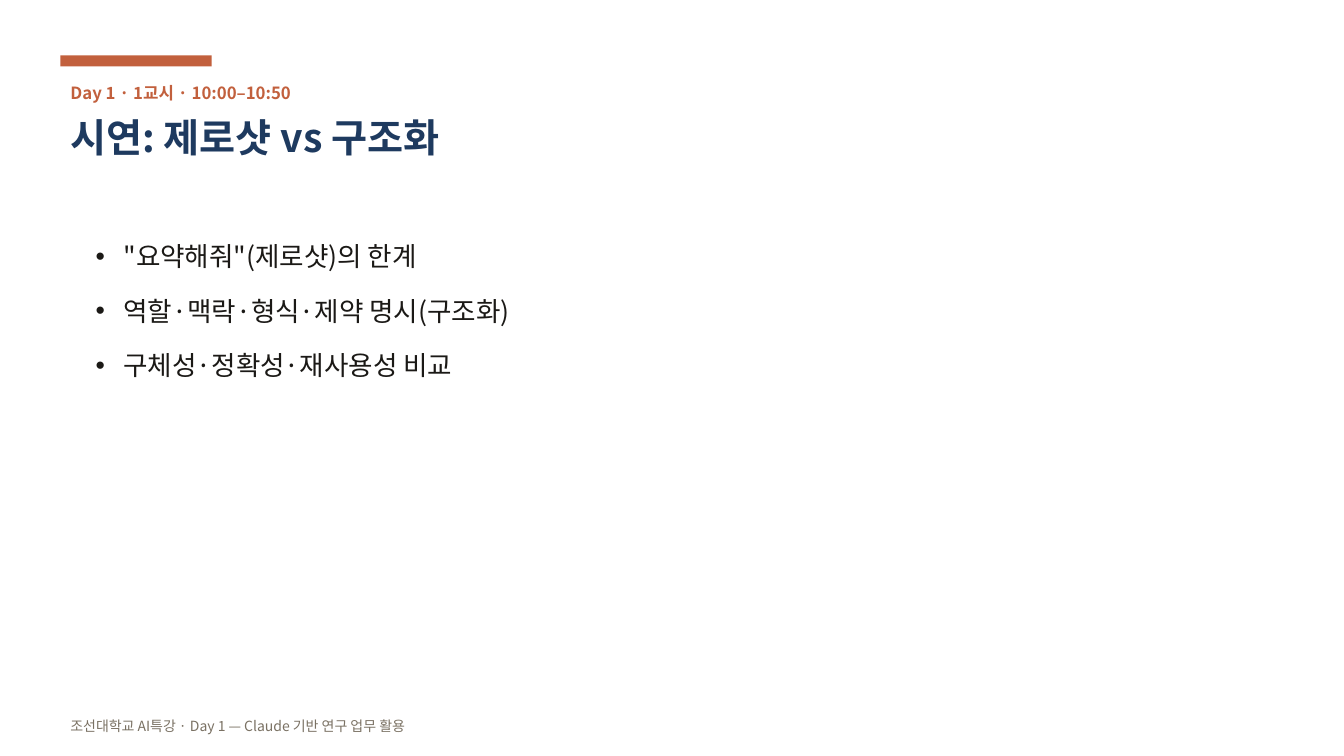
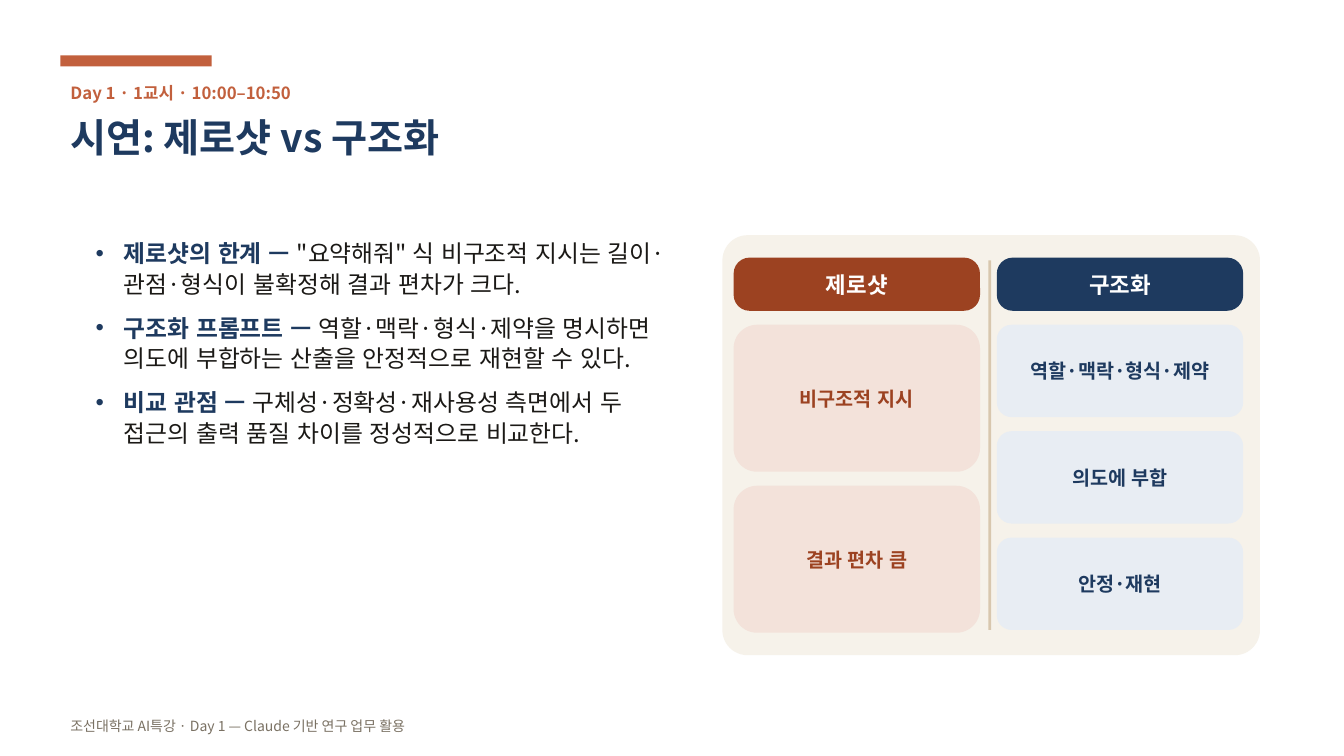
Before and after one commit to aebonlee/chosun, a slide deck: slide 9 of public/ppt/chosun-ai-day1.pptx. Drawn at 1344x756 pixels with LibreOffice and Linux fonts; fonts in the diff are those of the drawing. Boxes give left, top, right and bottom in pixels: in the first picture for what was removed or moved away, otherwise in the second. Text is boxed around its words. In the diff, an @@ line names an element or a change of style, - is before the commit and + after.

```diff
--- a/public/ppt/chosun-ai-day1.pptx
+++ b/public/ppt/chosun-ai-day1.pptx
@@ rounded rectangle added at <box>723,235,1260,655</box>, fill #F6F2EA @@
@@ text at <box>124,242,665,444</box>: text changed; size 19 to 17 pt @@
-• "요약해줘"(제로샷)의 한계
-• 역할·맥락·형식·제약 명시(구조화)
-• 구체성·정확성·재사용성 비교
+• 제로샷의 한계 — "요약해줘" 식 비구조적 지시는 길이·관점·형식이 불확정해 결과 편차가 크다.
+• 구조화 프롬프트 — 역할·맥락·형식·제약을 명시하면 의도에 부합하는 산출을 안정적으로 재현할 수 있다.
+• 비교 관점 — 구체성·정확성·재사용성 측면에서 두 접근의 출력 품질 차이를 정성적으로 비교한다.
@@ rounded rectangle added at <box>734,258,980,312</box>, fill #9C4221, 16 pt, text #FFFFFF, bold @@
+제로샷
@@ rectangle added at <box>989,260,992,630</box>, fill #D8C7AE @@
@@ rounded rectangle added at <box>997,258,1243,312</box>, fill #1E3A5F, 16 pt, text #FFFFFF, bold @@
+구조화
@@ rounded rectangle added at <box>734,325,980,472</box>, fill #F3E2DA, 14 pt, text #9C4221, bold @@
+비구조적 지시
@@ rounded rectangle added at <box>997,325,1243,417</box>, fill #E8EDF3, 14 pt, text #1E3A5F, bold @@
+역할·맥락·형식·제약
@@ rounded rectangle added at <box>997,432,1243,524</box>, fill #E8EDF3, 14 pt, text #1E3A5F, bold @@
+의도에 부합
@@ rounded rectangle added at <box>734,486,980,633</box>, fill #F3E2DA, 14 pt, text #9C4221, bold @@
+결과 편차 큼
@@ rounded rectangle added at <box>997,537,1243,630</box>, fill #E8EDF3, 14 pt, text #1E3A5F, bold @@
+안정·재현
```
Also in this commit, not shown: 53 other slides changed, 58 slides added, 1 other file.
